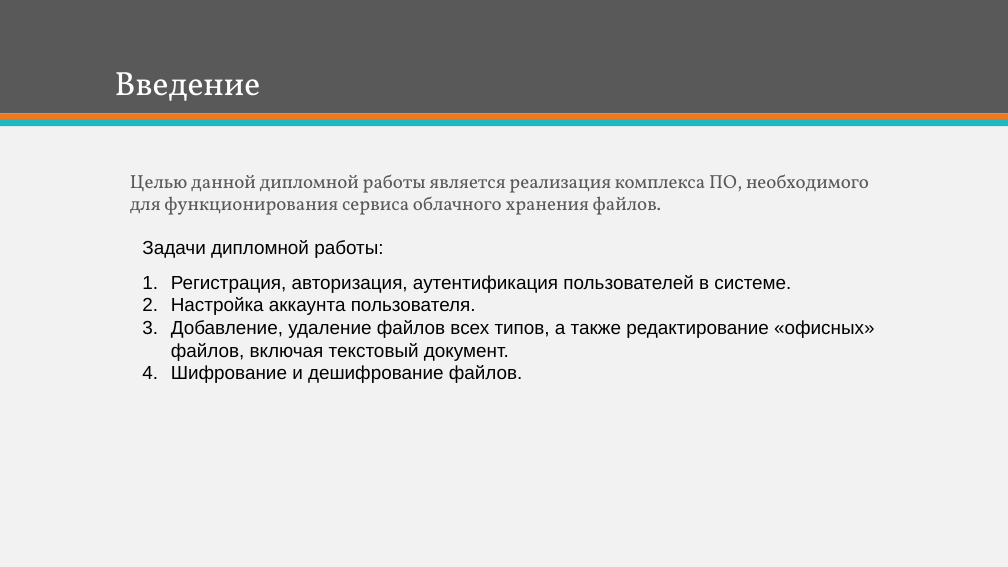
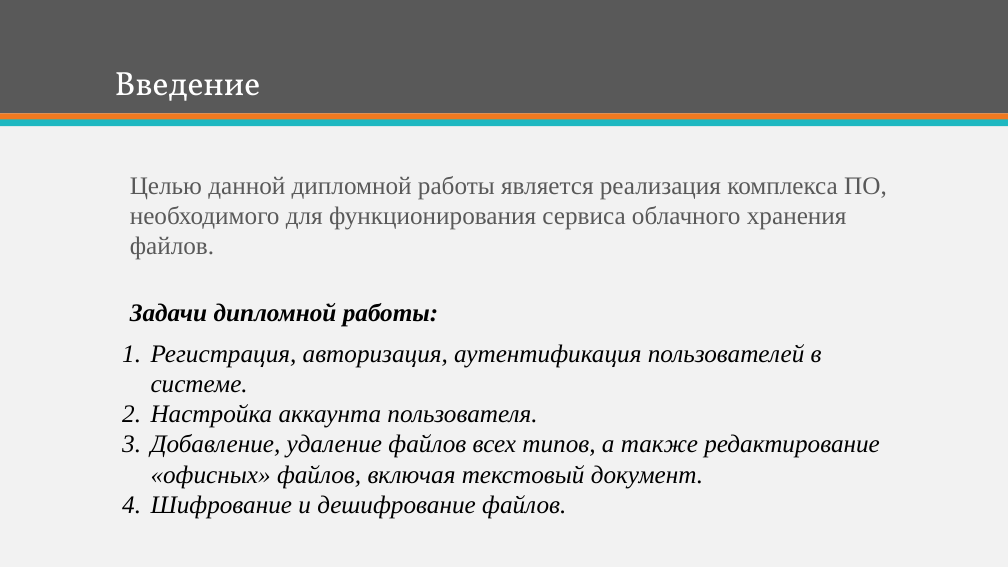
Before and after one commit to IvanKhAU525/Diploma, a slide deck: slide 2 of Presentation.pptx. Drawn at 1008x567 pixels with LibreOffice and Linux fonts; fonts in the diff are those of the drawing. Boxes give left, top, right and bottom in pixels: in the first picture for what was removed or moved away, otherwise in the second. Text is boxed around its words. In the diff, an @@ line names an element or a change of style, - is before the commit and + after.

```diff
--- a/Presentation.pptx
+++ b/Presentation.pptx
@@ text "Целью данной дипломной работы является ..." at (x1=130, y1=176, x2=887, y2=260): size 18 to 24 pt, font Vollkorn to Times New Roman @@
@@ text "Задачи дипломной работы:" moved from (x1=142, y1=240, x2=383, y2=258) to (x1=130, y1=303, x2=438, y2=327) @@
@@ text "Задачи дипломной работы:" at (x1=130, y1=303, x2=438, y2=327): size 18 to 24 pt, font Arial to Times New Roman, bold on, italic on @@
@@ text "Регистрация, авторизация, аутентификация пользователей в ..." moved from (x1=171, y1=275, x2=874, y2=383) to (x1=151, y1=344, x2=880, y2=519) @@
@@ text "Регистрация, авторизация, аутентификация пользователей в ..." at (x1=151, y1=344, x2=880, y2=519): size 18 to 24 pt, font Arial to Times New Roman, italic on @@
```
Also in this commit, not shown: 1 other slide changed.
